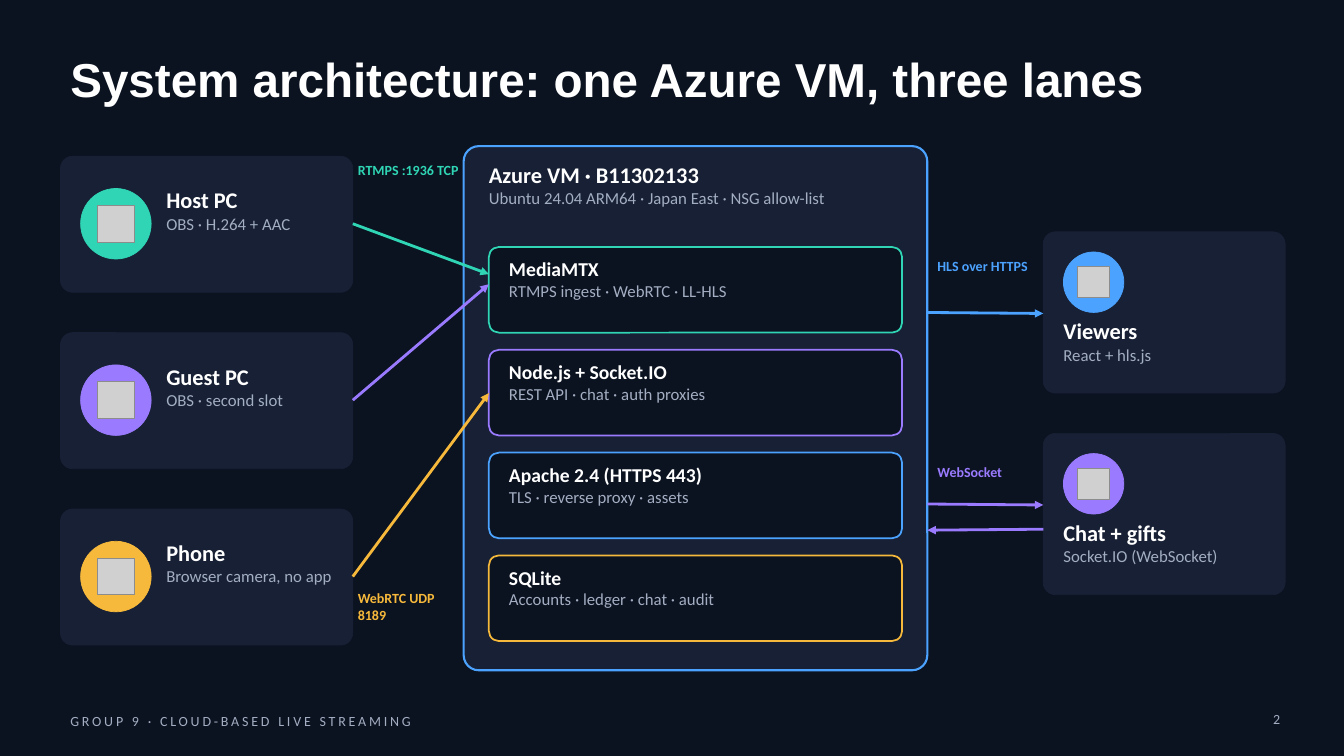
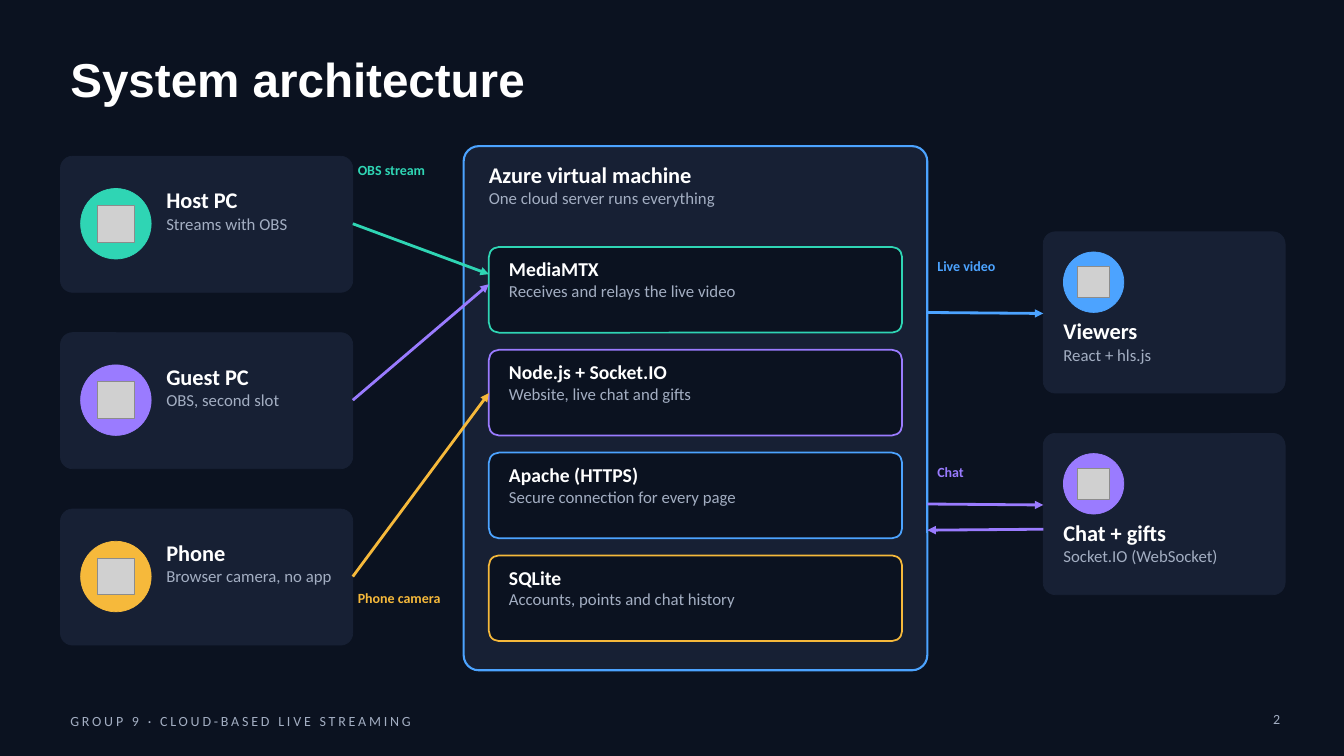
Before and after one commit to yycc0112299/live_streaming, a slide deck: slide 2 of docs/final-report/Group 9.pptx. Drawn at 1344x756 pixels with LibreOffice and Linux fonts; fonts in the diff are those of the drawing; grey boxes stand for pictures. Boxes give left, top, right and bottom in pixels: in the first picture for what was removed or moved away, otherwise in the second. Text is boxed around its words. In the diff, an @@ line names an element or a change of style, - is before the commit and + after.

```diff
--- a/docs/final-report/Group 9.pptx
+++ b/docs/final-report/Group 9.pptx
@@ title at (70,62,525,106): text changed @@
-System architecture: one Azure VM, three lanes
+System architecture
@@ text at (358,166,425,175): text changed @@
-RTMPS :1936 TCP
+OBS stream
@@ text at (489,167,715,207): text changed @@
-Azure VM · B11302133
-Ubuntu 24.04 ARM64 · Japan East · NSG allow-list
+Azure virtual machine
+One cloud server runs everything
@@ text at (166,218,287,230): text changed @@
-OBS · H.264 + AAC
+Streams with OBS
@@ text at (937,261,995,271): text changed @@
-HLS over HTTPS
+Live video
@@ text at (509,285,735,300): text changed @@
-RTMPS ingest · WebRTC · LL-HLS
+Receives and relays the live video
@@ text at (509,388,691,403): text changed @@
-REST API · chat · auth proxies
+Website, live chat and gifts
@@ text at (166,394,279,408): text changed @@
-OBS · second slot
+OBS, second slot
@@ text at (509,467,736,506): text changed @@
-Apache 2.4 (HTTPS 443)
-TLS · reverse proxy · assets
+Apache (HTTPS)
+Secure connection for every page
@@ text at (937,467,963,477): text changed @@
-WebSocket
+Chat
@@ text at (358,593,441,603): text changed @@
-WebRTC UDP 8189
+Phone camera
@@ text at (509,593,735,608): text changed @@
-Accounts · ledger · chat · audit
+Accounts, points and chat history
```
Also in this commit, not shown: 2 other slides changed, 3 other files.
